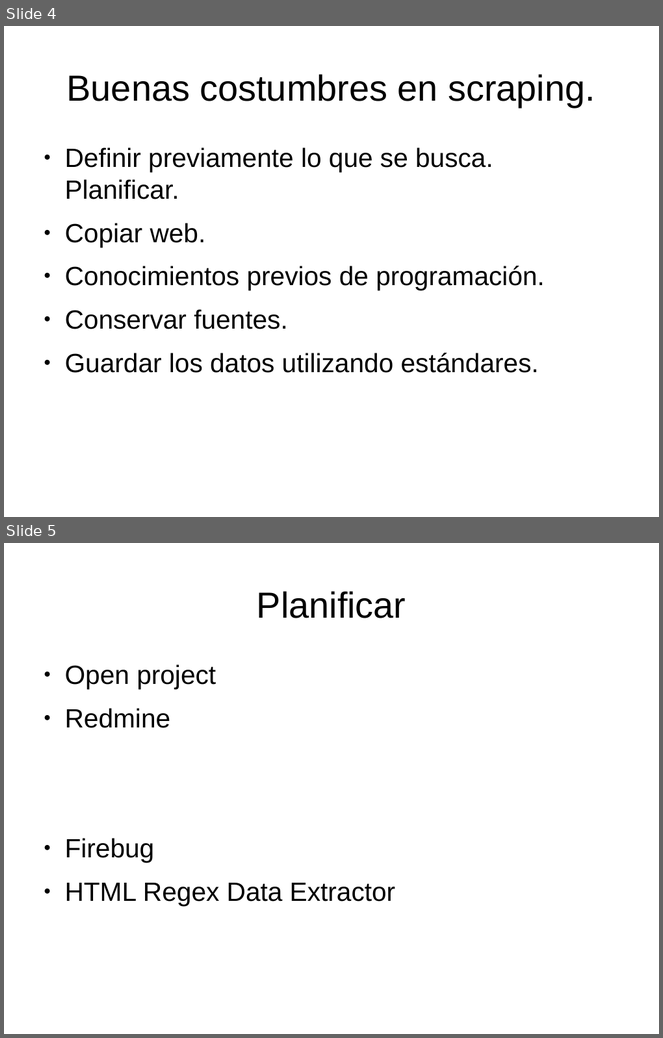
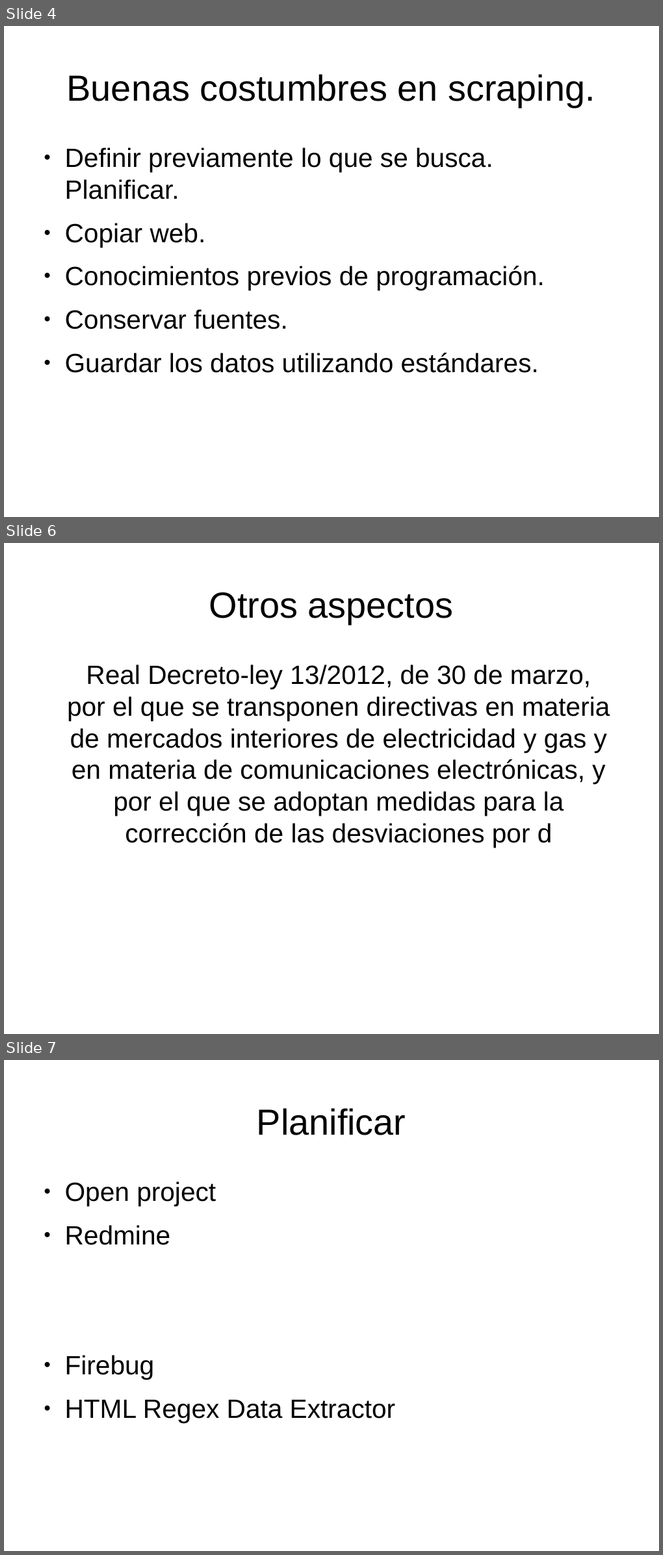
Before and after one commit to renatolrr/OpenDayOslRecycler2014, a slide deck: 2º_OpenDataDay_Granada_2014.odp. Shown one above the other, each under a label of ours: slides 4 and 5 before the commit, slides 4, 6 and 7 after it; the slides between them are not shown. The pictures are 663x1038 and 663x1555 pixels, drawn with LibreOffice and Linux fonts; fonts in the diff are those of the drawing. Boxes give left, top, right and bottom in pixels: in the first picture for what was removed or moved away, otherwise in the second. Text is boxed around its words. In the diff, an @@ line names an element or a change of style, - is before the commit and + after.

Commit message:
Aspectos legales

```diff
--- a/2º_OpenDataDay_Granada_2014.odp
+++ b/2º_OpenDataDay_Granada_2014.odp
@@ slide 6 added at [4,543,659,1034], background #FFFFFF @@
@@ title added at [209,592,454,624], 44 pt, text #000000 @@
+Otros aspectos
@@ text added at [67,665,610,848], 32 pt, text #000000 @@
+Real Decreto-ley 13/2012, de 30 de marzo, por el que se transponen directivas en materia de mercados interiores de electricidad y gas y en materia de comunicaciones electrónicas, y por el que se adoptan medidas para la corrección de las desviaciones por d
@@ what was slide 5 is now slide 7 @@
```
Also in this commit, not shown: 1 other slide added.
